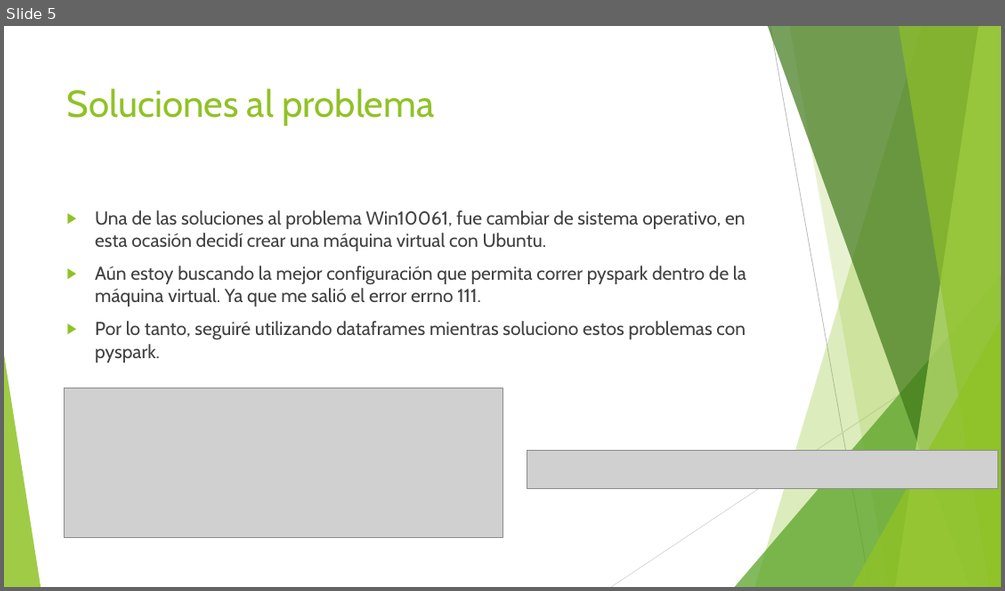
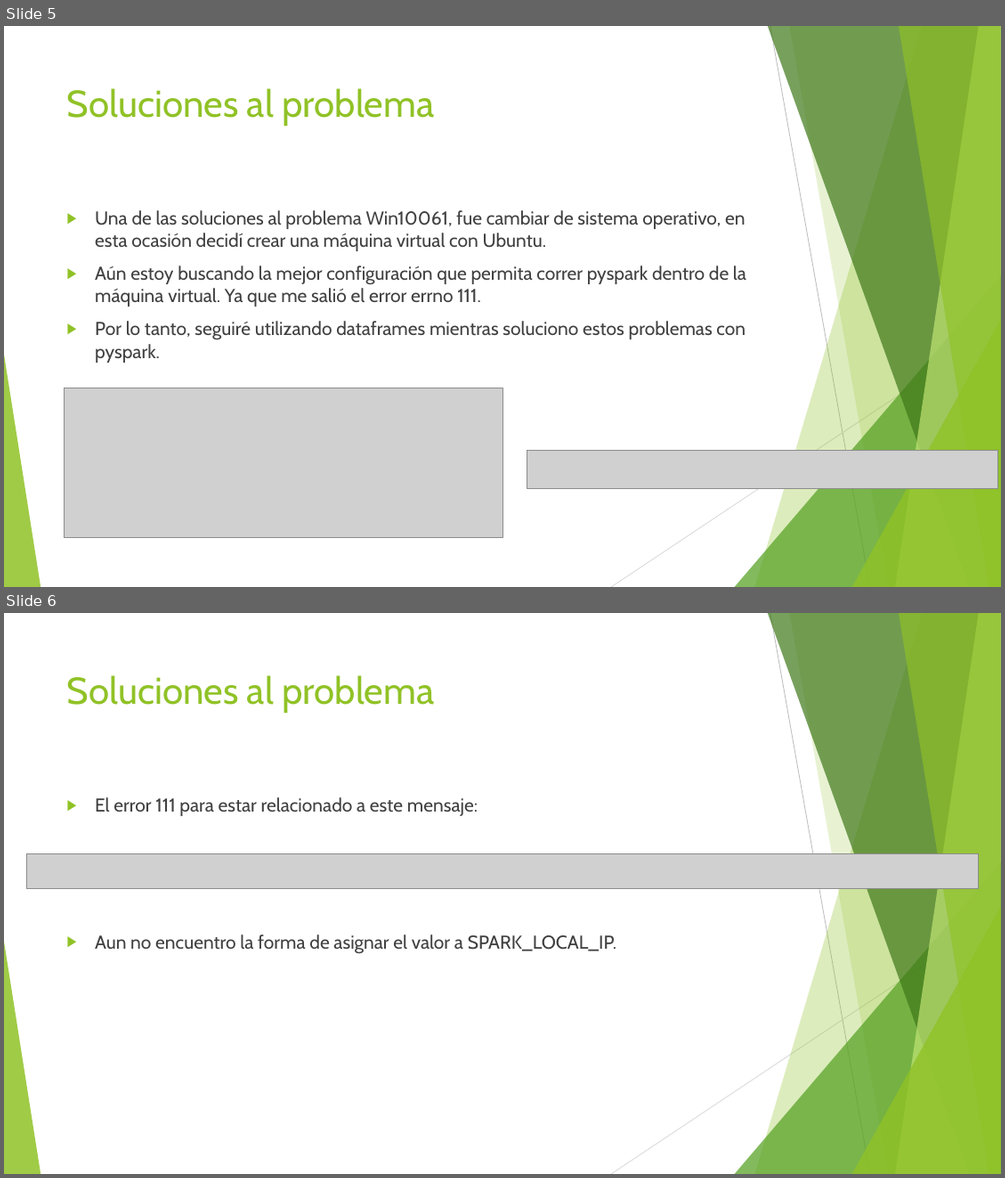
Before and after one commit to AndreeFlores/DatosMasivos, a slide deck: Tareas/Tarea 03/Presentacion avance Tarea3.pptx. Shown one above the other, each under a label of ours: slide 5 before the commit, slides 5 and 6 after it. The pictures are 1005x591 and 1005x1178 pixels, drawn with LibreOffice and Linux fonts; fonts in the diff are those of the drawing; grey boxes stand for pictures. Boxes give left, top, right and bottom in pixels: in the first picture for what was removed or moved away, otherwise in the second. Text is boxed around its words. In the diff, an @@ line names an element or a change of style, - is before the commit and + after.

Commit message:
Tarea03 Presentacion error 111

```diff
--- a/Tareas/Tarea 03/Presentacion avance Tarea3.pptx
+++ b/Tareas/Tarea 03/Presentacion avance Tarea3.pptx
@@ slide 6 added at (4, 613, 1001, 1174), background #FFFFFF; not listed: 10 template elements that a slide beside it also shows @@
@@ title added at (67, 675, 434, 713), 36 pt, text #90C226 @@
+Soluciones al problema
@@ text added at (95, 797, 477, 816), 18 pt, text #404040 @@
+▶ El error 111 para estar relacionado a este mensaje:
@@ picture added at (27, 854, 979, 888) @@
@@ text added at (95, 934, 616, 953), 18 pt, text #404040 @@
+▶ Aun no encuentro la forma de asignar el valor a SPARK_LOCAL_IP.
```
Also in this commit, not shown: 1 slide changed.
